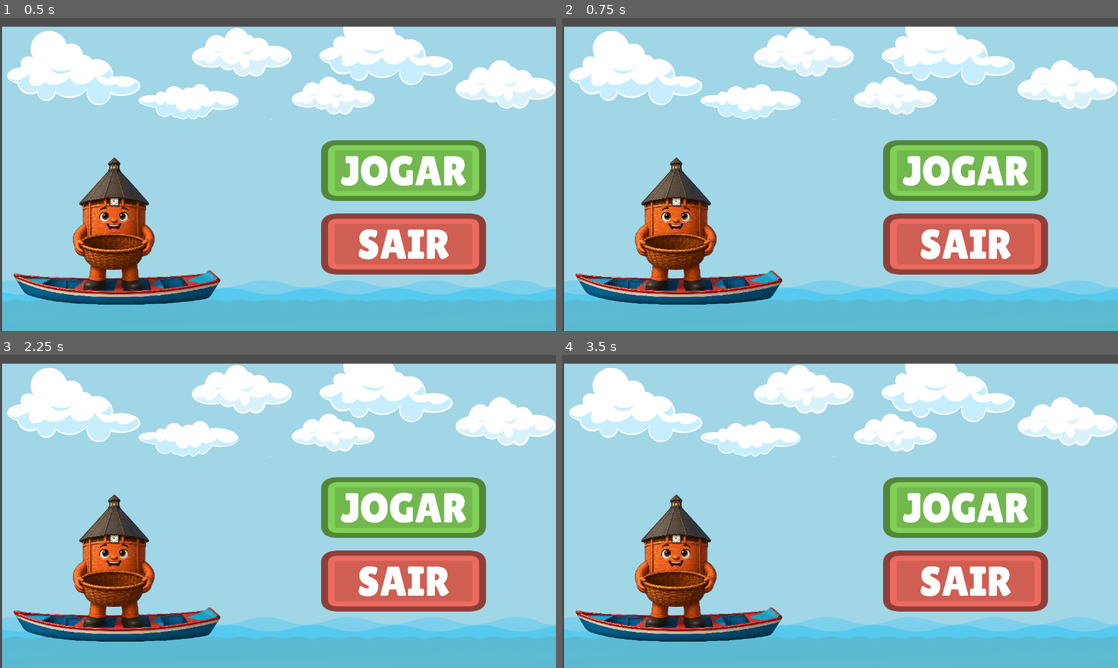
Above: before the commit, frames 1-4 (two rows, left to right).
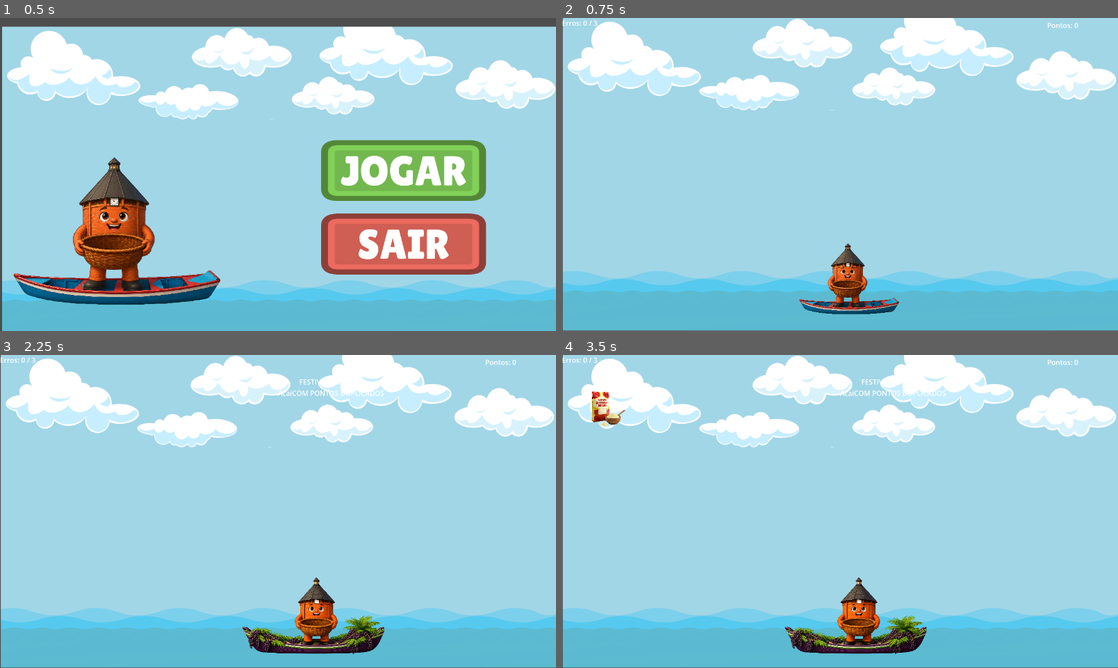
Above: after the commit, the same moments.

Repository: 4Zero02/gamejam-glorinho
Game: Godot game, scene res://telas/menu.tscn
Same seed, same stepped clock (60 frames per second), same inputs: the game is played once before the commit and once after it. The project has no main scene, so this scene is started directly.
Inputs (mouse positions are in pixels of both pictures, inside the frame that each line leads up to):
- Up to frame 1 (0.5 s): no input
- Up to frame 2 (0.75 s): click (967, 171) at 0.52 s
- Up to frame 3 (2.25 s): click (405, 580) at 1.27 s; tap Enter at 2 s; hold Right (ui_right) from 2.03 s (still down); hold F from 2.03 s (still down)
- Up to frame 4 (3.5 s): release Right (ui_right) at 2.78 s; release F at 2.78 s; hold Left (ui_left) from 2.78 s (still down); tap F at 2.85 s

Frame 1 is identical in both runs. In frame 2, 36% of the frame differs, in the area x 0-100%, y 0-100%; in frame 3, 37%; in frame 4, 37%.

Commit message:
commit 3

Diff:
--- a/glorinho/glorinho.gd
+++ b/glorinho/glorinho.gd
@@ -40,7 +40,7 @@
 	sprite.texture = nova_textura
 
 	# Faz a mágica de normalizar o tamanho do personagem para 80x80 pixels
-	var tamanho_desejado = Vector2(80.0, 80.0)
+	var tamanho_desejado = Vector2(230.04, 163.371)
 	var tamanho_original = nova_textura.get_size()
 	sprite.scale = tamanho_desejado / tamanho_original
 
--- /dev/null
+++ b/telas/menu.gd
@@ -0,0 +1,12 @@
+extends Control
+
+
+
+func _on_novo_jogo_pressed() -> void:
+	get_tree().change_scene_to_file("res://telas/tela_de_jogo.tscn")
+
+
+
+
+func _on_sair_pressed() -> void:
+	get_tree().quit()
--- a/telas/menu.tscn
+++ b/telas/menu.tscn
@@ -1,5 +1,6 @@
 [gd_scene format=3 uid="uid://dd8fmea6q6i4u"]
 
+[ext_resource type="Script" uid="uid://c2otlvnabrjg7" path="res://telas/menu.gd" id="1_4u6ot"]
 [ext_resource type="Texture2D" uid="uid://cllhkyisrd42y" path="res://assets/background.png" id="1_7nk0i"]
 [ext_resource type="Texture2D" uid="uid://cyd1ribrs3n3q" path="res://assets/glorinho/base-canoa.png" id="2_4uwkn"]
 [ext_resource type="Texture2D" uid="uid://bsthabihx0xc5" path="res://assets/ui/custom/REJOGAR.png" id="2_yoxkw"]
@@ -12,6 +13,7 @@
 anchor_bottom = 1.0
 grow_horizontal = 2
 grow_vertical = 2
+script = ExtResource("1_4u6ot")
 
 [node name="TextureRect" type="TextureRect" parent="." unique_id=1520563755]
 layout_mode = 0
@@ -21,7 +23,7 @@
 offset_bottom = 740.0
 texture = ExtResource("1_7nk0i")
 
-[node name="Button" type="TextureButton" parent="." unique_id=1302795269]
+[node name="NovoJogo" type="TextureButton" parent="." unique_id=1302795269]
 layout_mode = 0
 offset_left = 739.0
 offset_top = 281.0
@@ -29,7 +31,7 @@
 offset_bottom = 421.0
 texture_normal = ExtResource("2_yoxkw")
 
-[node name="Button2" type="TextureButton" parent="." unique_id=1620459661]
+[node name="Sair" type="TextureButton" parent="." unique_id=1620459661]
 layout_mode = 0
 offset_left = 739.0
 offset_top = 450.0
@@ -41,3 +43,6 @@
 position = Vector2(269, 490.00003)
 scale = Vector2(0.4420196, 0.44230768)
 texture = ExtResource("2_4uwkn")
+
+[connection signal="pressed" from="NovoJogo" to="." method="_on_novo_jogo_pressed"]
+[connection signal="pressed" from="Sair" to="." method="_on_sair_pressed"]
--- a/telas/tela_de_jogo.tscn
+++ b/telas/tela_de_jogo.tscn
@@ -9,17 +9,16 @@
 
 [node name="Tela de jogo" type="Node2D" unique_id=1323125071]
 
-[node name="Spawner" parent="." unique_id=877080250 instance=ExtResource("1_eegca")]
-
-[node name="Glorinho" parent="." unique_id=472496100 instance=ExtResource("3_ntt53")]
-position = Vector2(666, 638)
-collision_mask = 2
-
 [node name="CanvasLayer" type="CanvasLayer" parent="." unique_id=1952197931]
+layer = -1
 
 [node name="TextureRect" type="TextureRect" parent="CanvasLayer" unique_id=1200844170]
-offset_right = 1280.0
-offset_bottom = 720.0
+show_behind_parent = true
+z_index = -1
+offset_left = 2.0
+offset_top = -1.0
+offset_right = 1282.0
+offset_bottom = 719.0
 texture = ExtResource("3_rnfcx")
 
 [node name="Pontuacao" type="Label" parent="CanvasLayer" unique_id=2120169431]
@@ -41,3 +40,11 @@
 offset_bottom = 73.0
 horizontal_alignment = 1
 script = ExtResource("5_n8yeq")
+
+[node name="Glorinho" parent="." unique_id=472496100 instance=ExtResource("3_ntt53")]
+top_level = true
+z_index = 1
+position = Vector2(661, 624)
+collision_mask = 2
+
+[node name="Spawner" parent="." unique_id=877080250 instance=ExtResource("1_eegca")]
Not shown, removed: assets/itens/assai2.png.import
Not shown: 1 places in glorinho/glorinho.tscn that only renumber resources
Not shown, added: telas/menu.gd.uid
